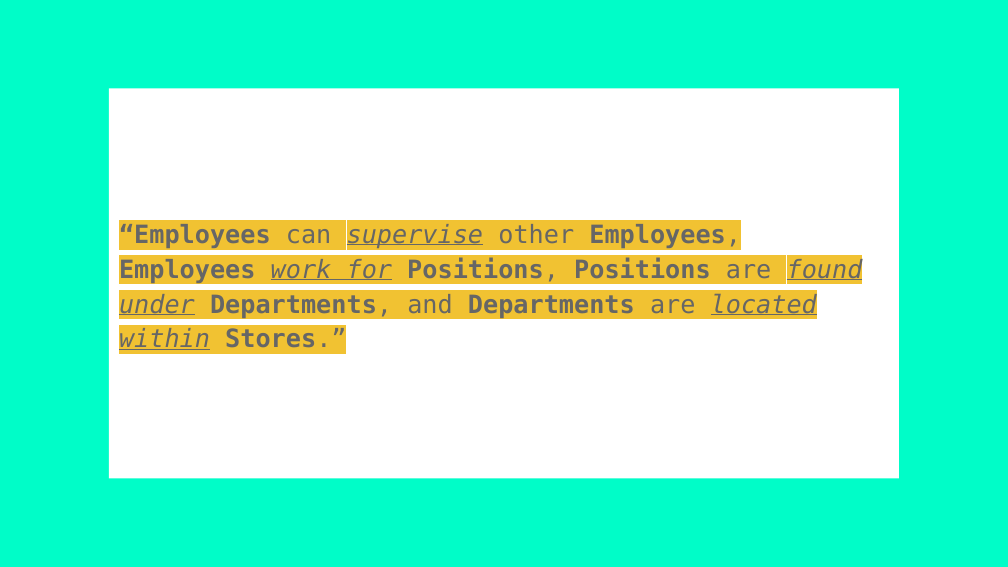
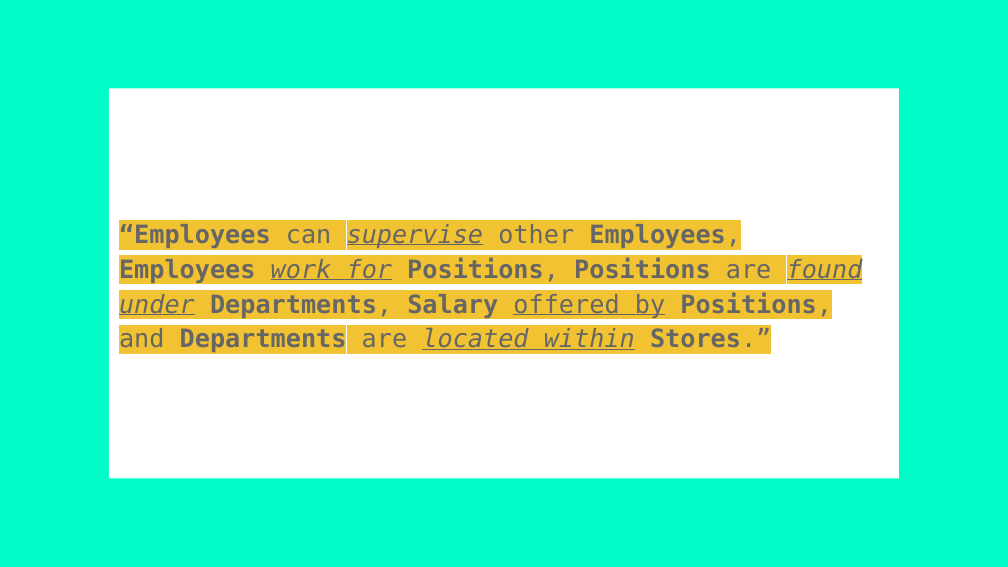
Before and after one commit to oromeo10/SuperUsers, a slide deck: slide 3 of 05 Team/ER Presentation/Team Presentation .pptx. Drawn at 1008x567 pixels with LibreOffice and Linux fonts; fonts in the diff are those of the drawing. Boxes give left, top, right and bottom in pixels: in the first picture for what was removed or moved away, otherwise in the second. Text is boxed around its words. In the diff, an @@ line names an element or a change of style, - is before the commit and + after.

Commit message:
added salary entity to relationships

```diff
--- a/05 Team/ER Presentation/Team Presentation .pptx
+++ b/05 Team/ER Presentation/Team Presentation .pptx
@@ title at (119, 224, 863, 354): text changed @@
-“Employees can supervise other Employees, Employees work for Positions, Positions are found under Departments, and Departments are located within Stores.”
+“Employees can supervise other Employees, Employees work for Positions, Positions are found under Departments, Salary offered by Positions, and Departments are located within Stores.”
```
Also in this commit, not shown: 1 other slide changed.
